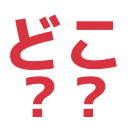
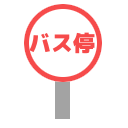
The second 128×128 image is a revision of the first. Changes to its layers:
added layer "バス停" above "time8 #3" over [left=29, top=32, right=95, bottom=54]
added layer "time8 #1" above "time8" over [left=29, top=9, right=97, bottom=77]
added layer "time8" above "time8 #2" over [left=24, top=4, right=102, bottom=82]
added layer "time8 #2" above "? ?" over [left=55, top=81, right=70, bottom=119]
hid "? ?" over [left=26, top=76, right=106, bottom=117]
hid "どこ" over [left=10, top=14, right=117, bottom=70]
